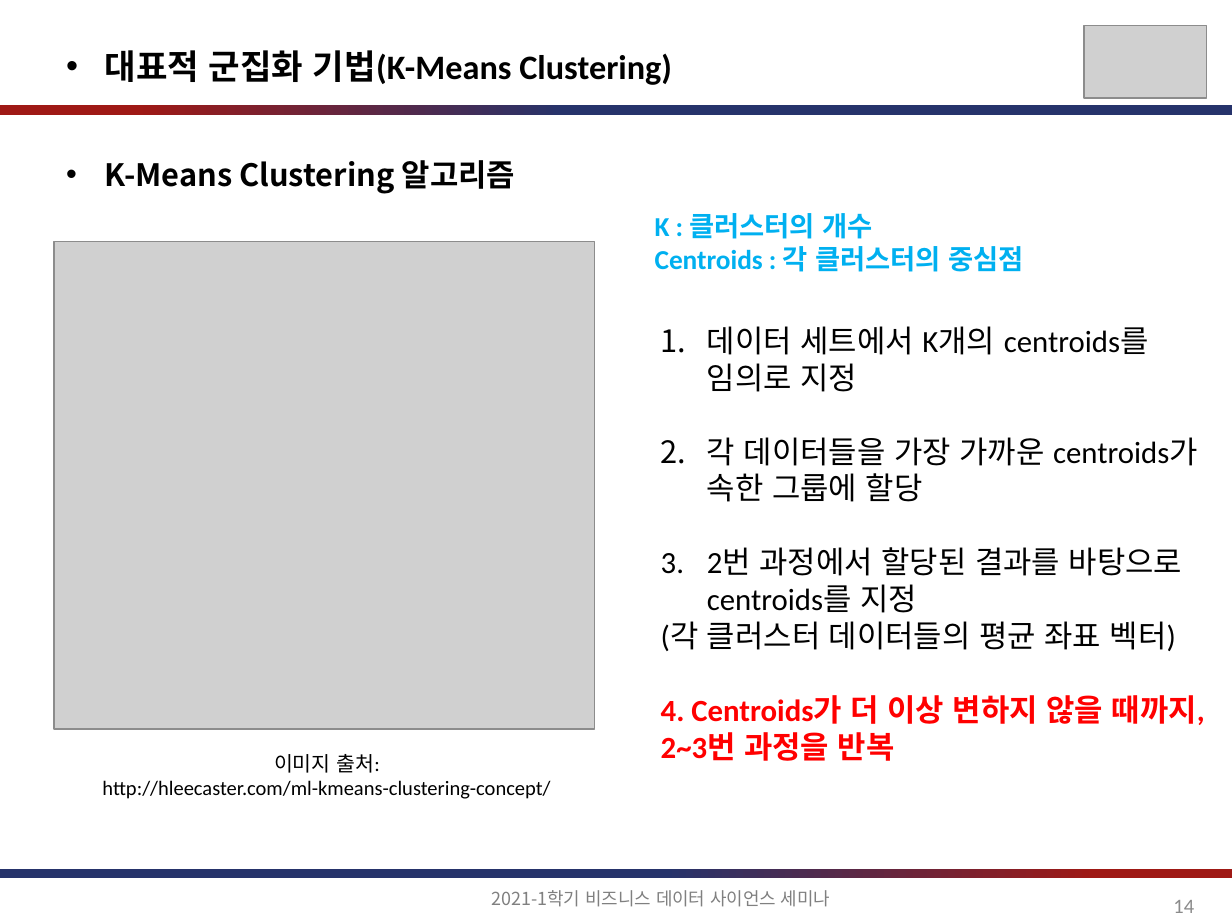
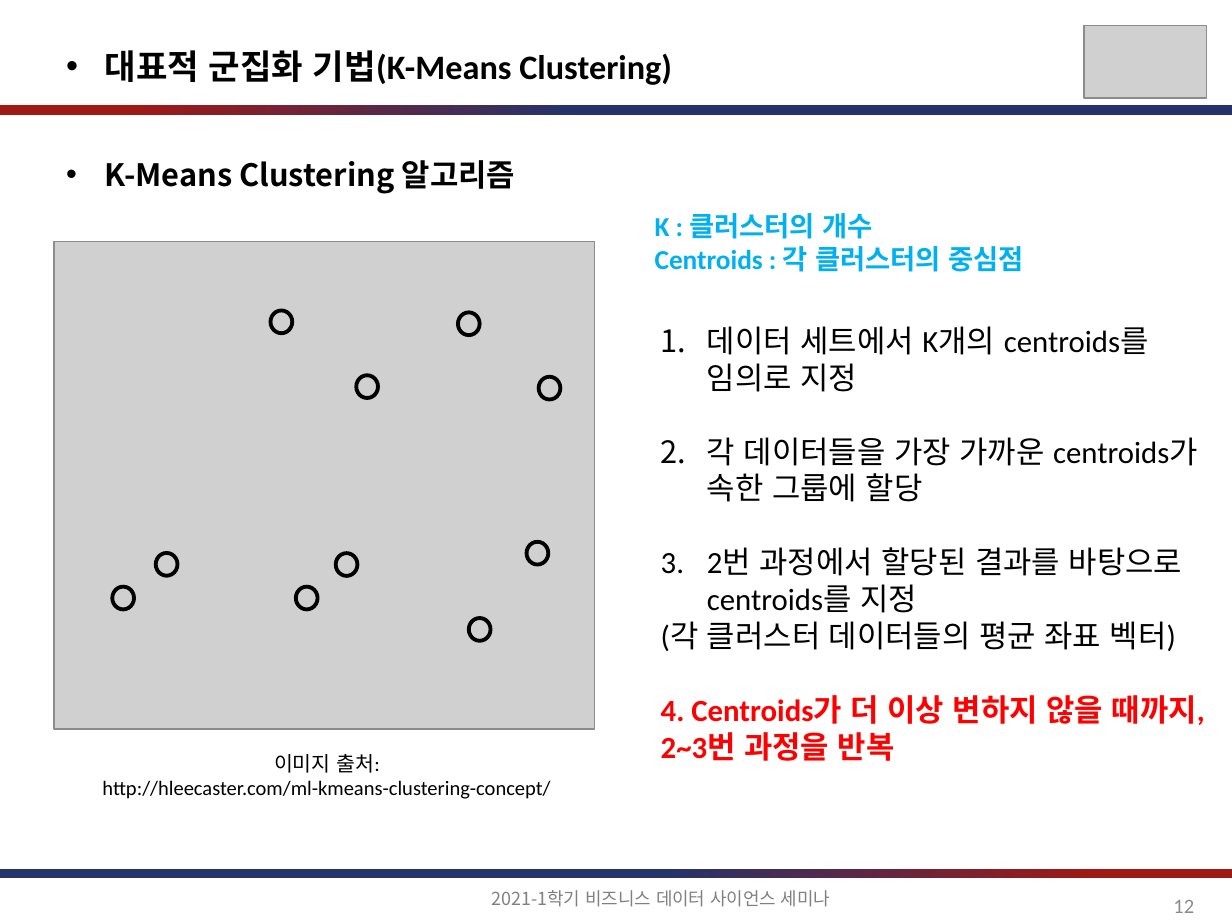
Before and after one commit to jihoahn9303/Seminar_For_Business_DS, a slide deck: slide 12 of document/비즈니스를_위한_데이터과학_6장.pptx (slide 14 before the commit). Drawn at 1232x924 pixels with LibreOffice and Linux fonts; fonts in the diff are those of the drawing; grey boxes stand for pictures. Boxes give left, top, right and bottom in pixels: in the first picture for what was removed or moved away, otherwise in the second. Text is boxed around its words. In the diff, an @@ line names an element or a change of style, - is before the commit and + after.

```diff
--- a/document/비즈니스를_위한_데이터과학_6장.pptx
+++ b/document/비즈니스를_위한_데이터과학_6장.pptx
@@ ellipse added at [271, 310, 293, 333], outline #000000 2.25 pt @@
@@ ellipse added at [458, 313, 480, 335], outline #000000 2.25 pt @@
@@ ellipse added at [356, 376, 378, 398], outline #000000 2.25 pt @@
@@ ellipse added at [538, 377, 561, 399], outline #000000 2.25 pt @@
@@ ellipse added at [155, 553, 177, 575], outline #000000 2.25 pt @@
@@ ellipse added at [336, 553, 359, 575], outline #000000 2.25 pt @@
@@ ellipse added at [526, 542, 548, 564], outline #000000 2.25 pt @@
@@ ellipse added at [112, 586, 134, 609], outline #000000 2.25 pt @@
@@ ellipse added at [296, 586, 318, 609], outline #000000 2.25 pt @@
@@ ellipse added at [469, 618, 492, 641], outline #000000 2.25 pt @@
@@ page number at [1173, 900, 1194, 913]: text changed @@
-14
+12
```
Also in this commit, not shown: 20 other slides changed, 4 slides added, 1 slide removed.
